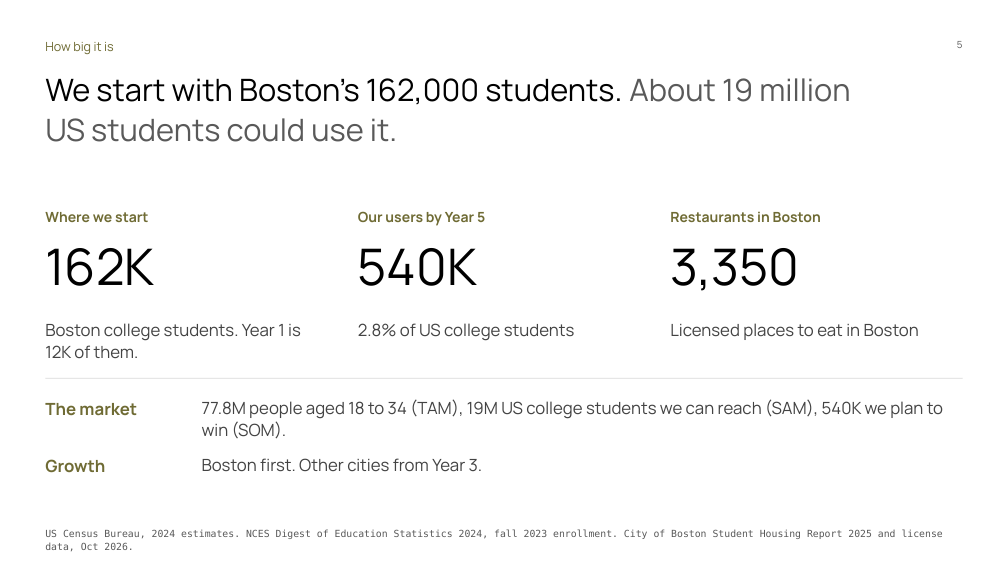
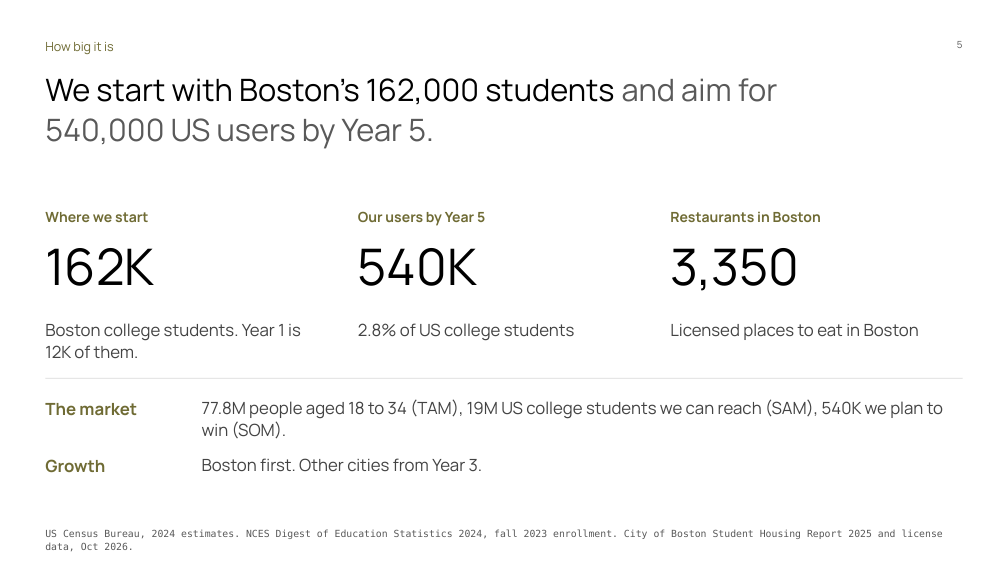
Before and after one commit to Dinguusto/Alex-s-workout-app, a slide deck: slide 5 of ENTR_4501_Gate_2_deck_readable.pptx. Drawn at 1008x567 pixels with LibreOffice and Linux fonts; fonts in the diff are those of the drawing. Boxes give left, top, right and bottom in pixels: in the first picture for what was removed or moved away, otherwise in the second. Text is boxed around its words. In the diff, an @@ line names an element or a change of style, - is before the commit and + after.

```diff
--- a/ENTR_4501_Gate_2_deck_readable.pptx
+++ b/ENTR_4501_Gate_2_deck_readable.pptx
@@ text at box(45, 78, 778, 149): text changed @@
-We start with Boston's 162,000 students. About 19 million US students could use it.
+We start with Boston’s 162,000 students and aim for 540,000 US users by Year 5.
```
Also in this commit, not shown: 1 other slide changed.
